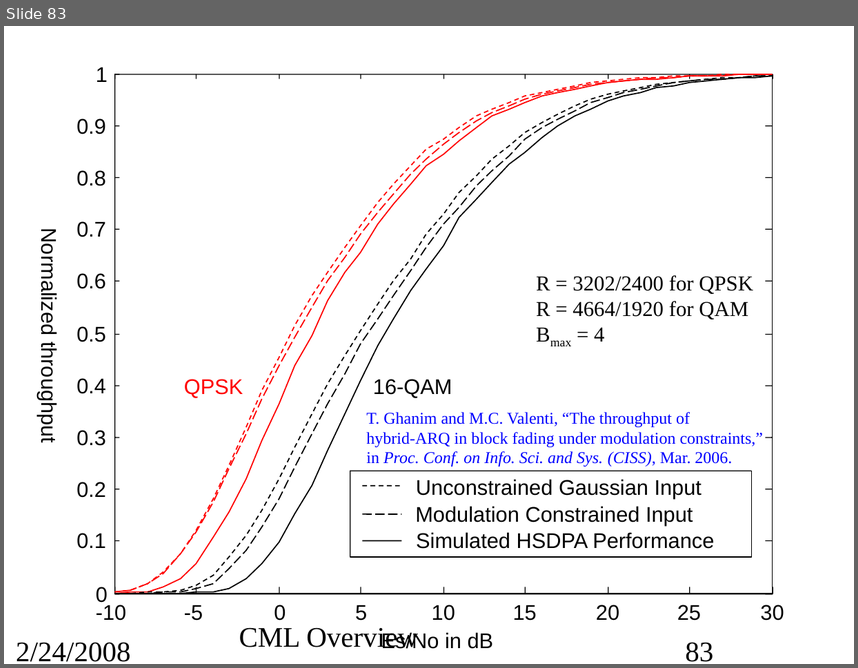
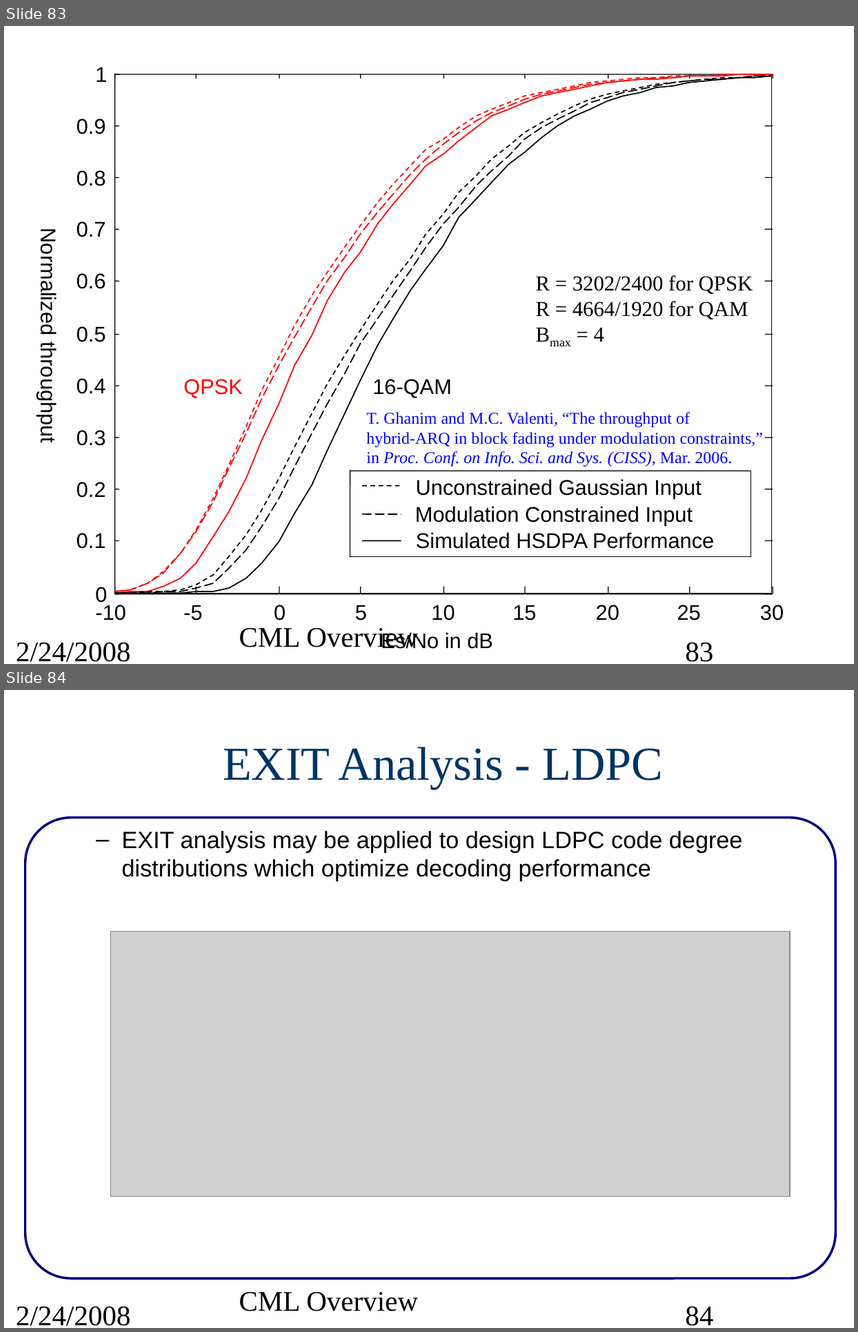
Before and after one commit to marcusmueller/iscml, a slide deck: pcs/projects/cml/doc/src/CMLoverview.ppt. Shown one above the other, each under a label of ours: slide 83 before the commit, slides 83 and 84 after it. The pictures are 858x668 and 858x1332 pixels, drawn with LibreOffice and Linux fonts; fonts in the diff are those of the drawing; grey boxes stand for pictures. Boxes give left, top, right and bottom in pixels: in the first picture for what was removed or moved away, otherwise in the second. Text is boxed around its words. In the diff, an @@ line names an element or a change of style, - is before the commit and + after.

Commit message:
Added EXIT tutorial to CML overview slides.

```diff
--- a/pcs/projects/cml/doc/src/CMLoverview.ppt
+++ b/pcs/projects/cml/doc/src/CMLoverview.ppt
@@ slide 84 added at (x1=4, y1=690, x2=854, y2=1328), background #FFFFFF @@
@@ title added at (x1=223, y1=747, x2=664, y2=789), 40 pt, text #003366 @@
+EXIT Analysis - LDPC
@@ rounded rectangle added at (x1=25, y1=818, x2=835, y2=1279), outline #000080 2.01 pt @@
@@ text added at (x1=122, y1=831, x2=743, y2=880), 20 pt, text #000000 @@
+  – EXIT analysis may be applied to design LDPC code degree distributions which optimize decoding performance
@@ picture added at (x1=111, y1=931, x2=791, y2=1196) @@
@@ text added at (x1=16, y1=1305, x2=131, y2=1325), 24 pt, text #000000 @@
+2/24/2008
@@ text added at (x1=239, y1=1291, x2=418, y2=1311), 24 pt, text #000000 @@
+CML Overview
@@ page number added at (x1=685, y1=1305, x2=713, y2=1325), 24 pt, text #000000 @@
+84
@@ slide 83 changed as well @@
@@ outline redrawn in 7 elements at (x1=114, y1=74, x2=771, y2=593), (x1=114, y1=74, x2=771, y2=593), (x1=114, y1=74, x2=771, y2=591), (x1=114, y1=74, x2=771, y2=591), (x1=114, y1=76, x2=771, y2=593), (x1=114, y1=76, x2=771, y2=593), (x1=114, y1=76, x2=771, y2=593) @@
```
Also in this commit, not shown: 87 other slides changed, 2 other slides added, 1 slide removed, 1 other file.
